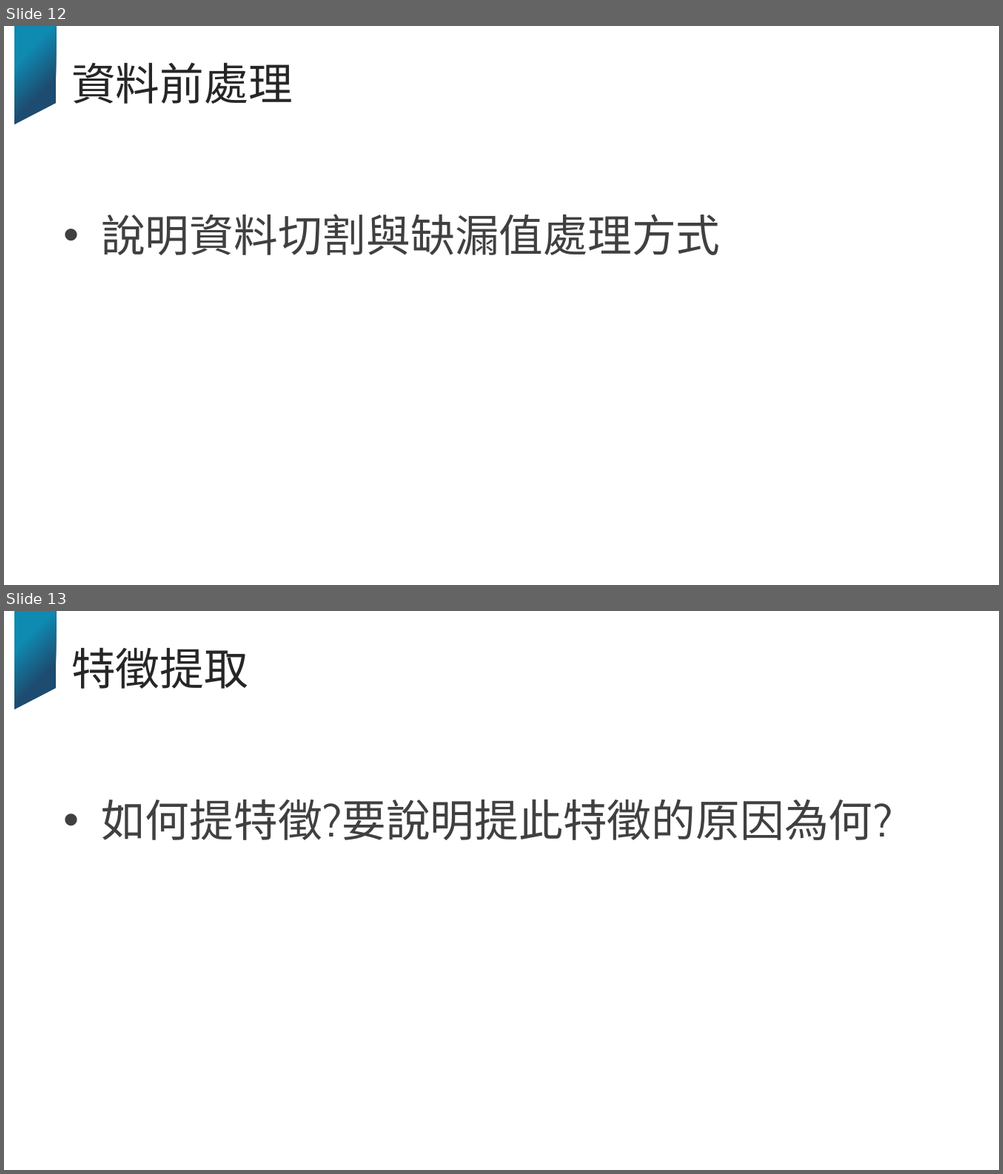
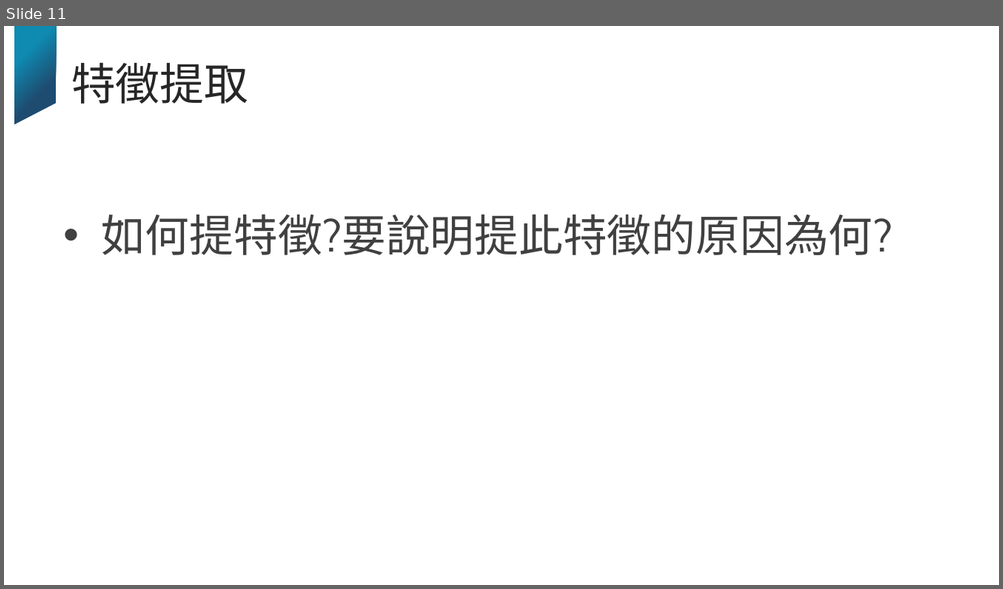
Before and after one commit to JoyLiii/temp, a slide deck: 學以致用_tarmap判讀與預警.pptx. Shown one above the other, each under a label of ours: slides 12 and 13 before the commit, slide 11 after it. The pictures are 1003x1174 and 1003x589 pixels, drawn with LibreOffice and Linux fonts; fonts in the diff are those of the drawing; background and template pictures are left out. Boxes give left, top, right and bottom in pixels: in the first picture for what was removed or moved away, otherwise in the second. Text is boxed around its words. In the diff, an @@ line names an element or a change of style, - is before the commit and + after.

```diff
--- a/學以致用_tarmap判讀與預警.pptx
+++ b/學以致用_tarmap判讀與預警.pptx
@@ slide 12 removed at (4,26,999,585), background #FFFFFF; not listed: 1 template element that a slide beside it also shows @@
@@ title removed at (71,62,293,104) @@
-資料前處理
@@ text removed at (101,214,720,255) @@
-• 說明資料切割與缺漏值處理方式
@@ what was slide 13 is now slide 11 @@
```
Also in this commit, not shown: 4 slides changed, 4 slides added, 5 other slides removed, 1 other file.
